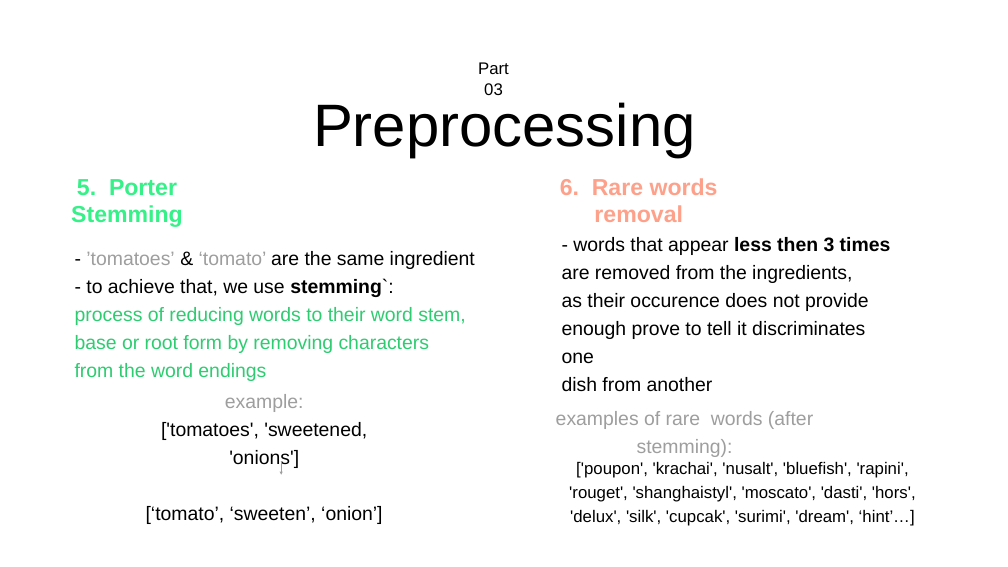
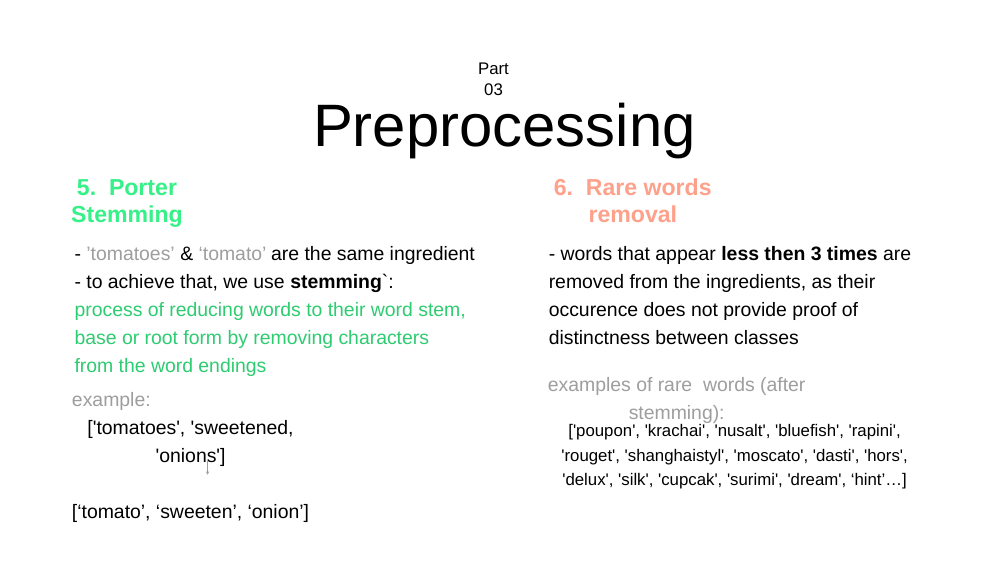
Before and after one commit to gdvorakova/whats-cooking, a slide deck: slide 9 of slides.pptx. Drawn at 1008x567 pixels with LibreOffice and Linux fonts; fonts in the diff are those of the drawing. Boxes give left, top, right and bottom in pixels: in the first picture for what was removed or moved away, otherwise in the second. Text is boxed around its words. In the diff, an @@ line names an element or a change of style, - is before the commit and + after.

```diff
--- a/slides.pptx
+++ b/slides.pptx
@@ text "6. Rare words removal" moved from (x1=560, y1=178, x2=718, y2=222) to (x1=554, y1=178, x2=712, y2=222) @@
@@ text "- ’tomatoes’ & ‘tomato’ are ..." moved from (x1=75, y1=251, x2=475, y2=381) to (x1=75, y1=246, x2=475, y2=376) @@
@@ text at (x1=549, y1=246, x2=911, y2=345): text changed @@
-- words that appear less then 3 times
-are removed from the ingredients,
-as their occurence does not provide
-enough prove to tell it discriminates one
-dish from another
+- words that appear less then 3 times are removed from the ingredients, as their
+occurence does not provide proof of distinctness between classes
@@ text "examples of rare words (after ..." moved from (x1=556, y1=411, x2=813, y2=457) to (x1=548, y1=377, x2=805, y2=424) @@
@@ text "example:" moved from (x1=146, y1=394, x2=382, y2=524) to (x1=72, y1=392, x2=309, y2=522) @@
@@ text at (x1=72, y1=392, x2=151, y2=410): alignment centre to left @@
@@ text "['poupon', 'krachai', 'nusalt', 'bluefish', 'rapini', ..." moved from (x1=569, y1=461, x2=916, y2=526) to (x1=561, y1=423, x2=908, y2=489) @@
@@ arrow moved from (281, 461) - (281, 475) to (207, 461) - (207, 475) @@
```
Also in this commit, not shown: 2 other slides changed, 1 other file.
